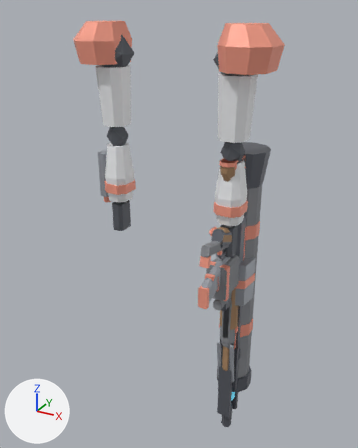
Renders of the glTF model game/player/robot/vanguard_arms.glb from each side of a commit.
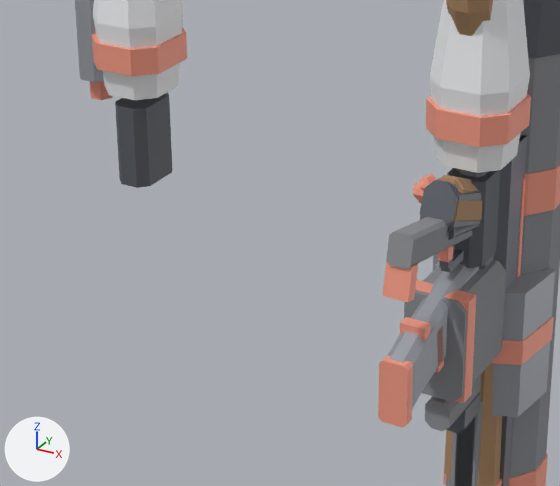
Each version is shown whole from a 50 mm camera at (0.785, -1.38, 1.538) aimed at (0.001, 0.046, 0.825), then close up on the part from 21% to 72% of the width and 38% to 73% of the height. The lights are fixed; the arrows at lower left show +X, +Y and +Z. The last two pictures show the newer version. Vertices at exactly the same position are counted once.

Script lines for the objects in view, before the commit:
```python
ob_vanguardarms = bpy.data.objects.new('VanguardArms', me_vanguardarms)
ob_vanguardarms.location = (0.0, 0.0, 0.0)
```
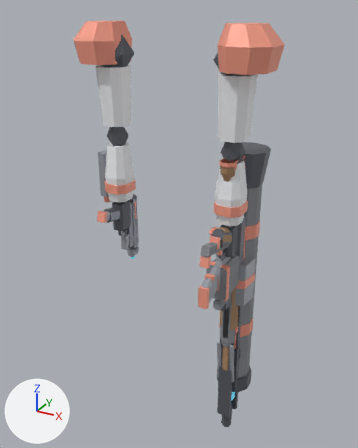
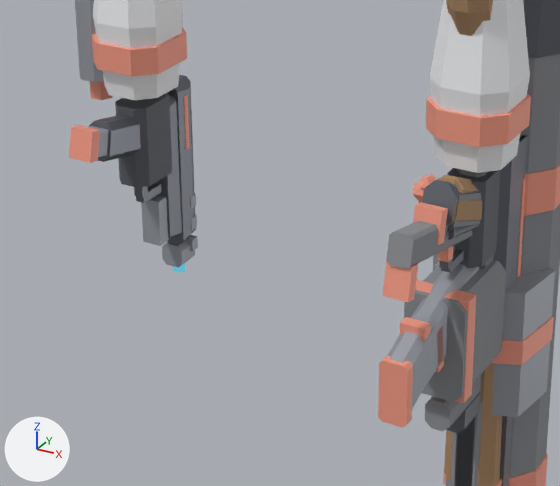
The change, as a list of edits to the scene's bpy script:
```text
Change me_vanguardarms:
    remove me_vanguardarms.from_pydata(...)  # 3350 vertices, 5779 faces; spans x -0.34..0.34, y -0.19..0.19, z -0.03..1.5
    add me_vanguardarms.from_pydata(...)  # 3678 vertices, 6315 faces; spans x -0.34..0.34, y -0.19..0.19, z -0.03..1.5
    me_vanguardarms part 1: the loose piece of 16 vertices spanning x 0.2..0.23, y -0.1..0.03, z 0.81..0.89 is copied, and the copy is moved by (-0.43, 0.0, 0.0), in mat_akimbo_gun (grey #73767e); it spans x -0.23..-0.2, y -0.09..0.02, z 0.82..0.88
    me_vanguardarms part 2: the loose piece of 16 vertices spanning x 0.2..0.23, y 0.02..0.05, z 0.68..0.88 is copied, and the copy is moved by (-0.43, 0.0, 0.0), in mat_akimbo_gun (grey #73767e); it spans x -0.23..-0.2, y 0.02..0.05, z 0.69..0.88
    me_vanguardarms part 3: a new loose piece, a box spanning x -0.221..-0.209, y -0.018..-0.007, z 0.763..0.823, in mat_akimbo_gun (grey #73767e)
    me_vanguardarms part 4: a new loose piece, a box spanning x -0.221..-0.209, y -0.015..0.023, z 0.756..0.766, in mat_akimbo_gun (grey #73767e)
    me_vanguardarms part 5: the loose piece of 24 vertices spanning x 0.19..0.24, y 0.05..0.09, z 0.66..0.89 is copied, and the copy is scaled about its middle by (0.848, 0.905, 0.915), then moved by (-0.43, 0.0, 0.0), in mat_akimbo_gun (grey #73767e); it spans x -0.23..-0.2, y 0.05..0.08, z 0.67..0.89
    me_vanguardarms part 6: a new loose piece, a box spanning x -0.228..-0.202, y 0.005..0.023, z 0.69..0.75, in mat_akimbo_detail (grey #a2a6ad)
    me_vanguardarms part 7: a new loose piece, a box spanning x -0.234..-0.196, y 0.066..0.078, z 0.717..0.733, in mat_akimbo_detail (grey #a2a6ad)
    me_vanguardarms part 8: a new loose piece, a box spanning x -0.234..-0.196, y 0.066..0.078, z 0.687..0.703, in mat_akimbo_detail (grey #a2a6ad)
    me_vanguardarms part 9: a new loose piece, a box spanning x -0.234..-0.196, y 0.066..0.078, z 0.657..0.673, in mat_akimbo_detail (grey #a2a6ad)
    me_vanguardarms part 10: the loose piece of 16 vertices spanning x 0.17..0.19, y 0.06..0.08, z 0.69..0.72 is copied, and the copy is moved by (-0.4, -0.01, -0.05), in mat_akimbo_detail (grey #a2a6ad); it spans x -0.23..-0.2, y 0.05..0.08, z 0.64..0.67
    me_vanguardarms part 11: the loose piece of 8 vertices spanning x 0.2..0.23, y -0.1..0.01, z 0.83..0.88 is copied, and the copy is scaled about its middle by (0.923, 1.19, 0.939), then moved by (-0.43, -0.01, 0.0), in mat_akimbo_detail (grey #a2a6ad); it spans x -0.23..-0.2, y -0.12..0.02, z 0.83..0.88
    me_vanguardarms part 12: the loose piece of 8 vertices spanning x 0.21..0.22, y -0.08..-0.07, z 0.81..0.84 is copied, and the copy is moved by (0.0, -0.04, 0.04), in mat_akimbo_accent (beige #f9a089); it spans x 0.2..0.23, y -0.13..-0.1, z 0.85..0.89
    me_vanguardarms part 13: a new loose piece, a box spanning x -0.234..-0.196, y 0.0605..0.0675, z 0.8..0.87, in mat_akimbo_accent (beige #f9a089)
    me_vanguardarms part 14: the loose piece of 8 vertices spanning x 0.21..0.22, y -0.08..-0.07, z 0.81..0.84 is copied, and the copy is moved by (-0.43, -0.04, 0.04), in mat_akimbo_accent (beige #f9a089); it spans x -0.23..-0.2, y -0.13..-0.1, z 0.85..0.89
    me_vanguardarms part 15: a new loose piece, a 6-sided cylinder along z spanning x -0.224..-0.206, y 0.054..0.07, z 0.628..0.648, in mat_akimbo_lens (dark blue #3f5969, glowing cyan #59b3cb)
    other edits to the shape of me_vanguardarms do not show in these pictures
    add me_vanguardarms.materials.append(mat_akimbo_gun)  # grey #73767e
    add me_vanguardarms.materials.append(mat_akimbo_detail)  # grey #a2a6ad
    add me_vanguardarms.materials.append(mat_akimbo_accent)  # beige #f9a089
    add me_vanguardarms.materials.append(mat_akimbo_lens)  # dark blue #3f5969, glowing cyan #59b3cb
```

Changed parts and their boxes (x1, y1, x2, y2) in the close-ups (560 x 486 px):
'VanguardArms', reshaped
    before: (75, 0, 560, 486)
    after: (69, 0, 560, 486)
part 1 of me_vanguardarms, added
    after: (89, 115, 141, 162)
part 2 of me_vanguardarms, added
    after: (156, 95, 182, 239)
part 3 of me_vanguardarms, added
    after: (134, 187, 148, 198)
part 4 of me_vanguardarms, added
    after: (136, 183, 161, 203)
part 5 of me_vanguardarms, added
    after: (167, 75, 196, 245)
part 6 of me_vanguardarms, added
    after: (141, 195, 169, 246)
part 7 of me_vanguardarms, added
    after: (190, 194, 196, 209)
part 8 of me_vanguardarms, added
    after: (191, 215, 197, 230)
part 9 of me_vanguardarms, added
    after: (185, 235, 198, 251)
part 10 of me_vanguardarms, added
    after: (162, 240, 195, 267)
part 11 of me_vanguardarms, added
    after: (89, 126, 109, 157)
part 12 of me_vanguardarms, added
    after: (413, 202, 448, 245)
part 13 of me_vanguardarms, added
    after: (184, 95, 189, 150)
part 14 of me_vanguardarms, added
    after: (69, 125, 100, 163)
part 15 of me_vanguardarms, added
    after: (173, 263, 186, 273)
